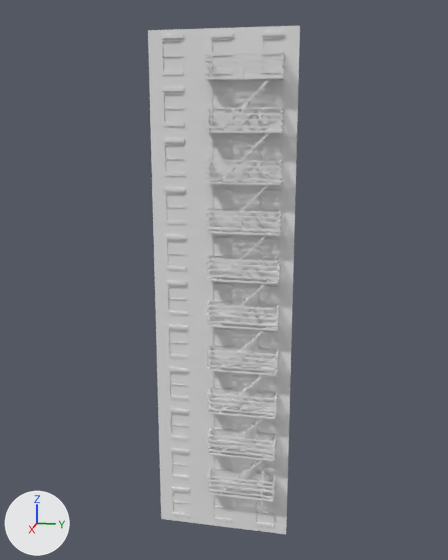
Two versions of the Blender file Blender/Blender files/Buildings/Building pieces/Type 2/11 floors/Fire escape.blend, one commit apart.
Before and after are seen from a 50 mm lens placed at (3784.0, 767.0, 2739.0), pointed at (-75.0, -5.0, 1774.0). Arrows for +X, +Y and +Z are at lower left; the lights stay in place.

Script lines for the objects in view, before the commit:
```python
me_cube = bpy.data.meshes.new('Cube')
me_cube.from_pydata(...)  # 272 vertices, 146 faces; spans x -1.0..1.0, y -1.0..1.0, z -1.0..1.0
me_cube.materials.append(mat_material)  # white #e7e7e7
me_cube_008 = bpy.data.meshes.new('Cube.008')
me_cube_008.from_pydata(...)  # 2160 vertices, 1500 faces; spans x -1.0..1.0, y -1.0..1.0, z -13.0..567.0
me_cube_008.materials.append(mat_material_013)  # white #e7e7e7
me_plane = bpy.data.meshes.new('Plane')
me_plane.from_pydata([(-400.0, -400.0, 0.0), (400.0, -400.0, 0.0), (-400.0, 400.0, 0.0), (400.0, 400.0, 0.0)], [], [(0, 1, 3, 2)])
me_plane.materials.append(mat_material_004)  # white #e7e7e7
ob_cube_001 = bpy.data.objects.new('Cube.001', me_cube)
ob_cube_001.location = (0.0, 0.0, 1650.0)
ob_cube_001.scale = (5.0, 450.0, 1650.0)
ob_fireescape = bpy.data.objects.new('FireEscape', me_cube_008)
ob_fireescape.location = (55.0, 141.0, 314.0)
ob_fireescape.rotation_euler = (0.0, 0.0, -1.571)  # degrees (0, 0, -90)
ob_fireescape.scale = (225.0, 50.0, 5.0)
ob_plane = bpy.data.objects.new('Plane', me_plane)
ob_plane.location = (0.0, 0.0, 1650.0)
ob_plane.rotation_euler = (0.0, 1.571, 0.0)  # degrees (0, 90, 0)
ob_plane.scale = (4.1, 1.0, 1.0)
# also in view: 'Window' at (0.0, 0.0, 1658.0)
```
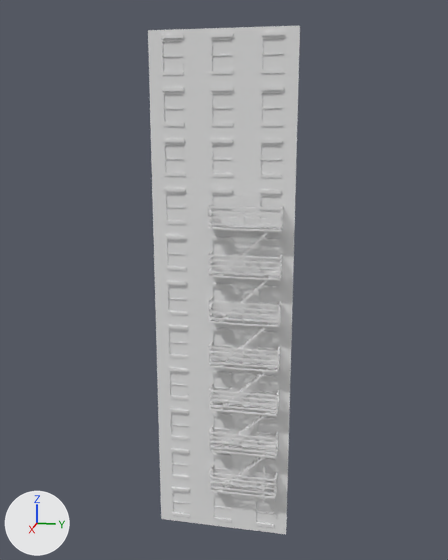
Boxes (x1, y1, x2, y2) around the edits, measured in the pictures (448 x 560 px):
'FireEscape', deleted
    before: (204, 52, 285, 508)
'End', added
    after: (207, 205, 283, 505)

The change in detail:
Material 'Material.009' (mat_material_009) is new.
Its base color is (0.8, 0.8, 0.8) (white #e7e7e7).
Mesh me_cube_025 is new.
It has 2160 vertices, 1500 faces and spans x -1.0..1.0, y -5.0..1.0, z -13.0..547.0.
It uses material mat_material_009 (white #e7e7e7).
Object 'FireEscape' (ob_fireescape) is deleted.
Object 'End' (ob_end) is new; it shows me_cube_025.
Its location is (55.0, 154.0, 337.0).
Its rotation in degrees is (0, 0, -90).
Its scale is (225.0, 50.0, 5.0).
